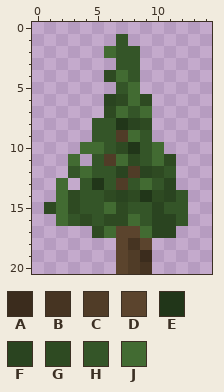
Two states of a pixel-art sprite, gfx/bigtree/bigtree-4.png. Above: the version before the commit.
The file is 15x21 pixels. Colours within 5 levels of each other are drawn and written as one.
Palette (. is transparent): A #3b2c1d  B #463422  C #503c27  D #5b442d  E #213619  F #2a4420  G #2e4a22  H #345528  J #426b32
Pixels before, first column x 1:
 1 ......H.....
 2 .....JHH....
 3 ......HH....
 4 .....GJH....
 5 ......HJ....
 6 .....FGJG...
 7 .....GJHJ...
 8 ....HHEFG...
 9 ....HHCJH...
10 ...JJHGEHJ..
11 ..J.HCJGHJG.
12 ..HJHHFCFGH.
13 .J.HEHCHJHF.
14 .JGHHGFGEGFH
15 GJGHHJGHHFHH
16 .JHGHGGJHFFH
17 ....GJDDJFF.
18 ......DBD...
19 ......DCA...
20 ......DCB...
Now the later version:
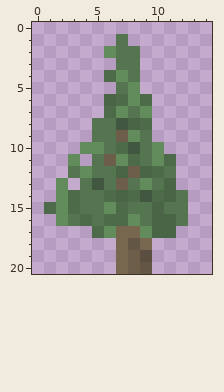
What changed:
{"colour":"A","old":"#3b2c1d","new":"#594e3f"}
{"colour":"B","old":"#463422","new":"#635644"}
{"colour":"C","old":"#503c27","new":"#6c5e49"}
{"colour":"D","old":"#5b442d","new":"#77674f"}
{"colour":"E","old":"#213619","new":"#41573f"}
{"colour":"F","old":"#2a4420","new":"#4a6546"}
{"colour":"G","old":"#2e4a22","new":"#4e6b49"}
{"colour":"H","old":"#345528","new":"#547550"}
{"colour":"J","old":"#426b32","new":"#628c5c"}
